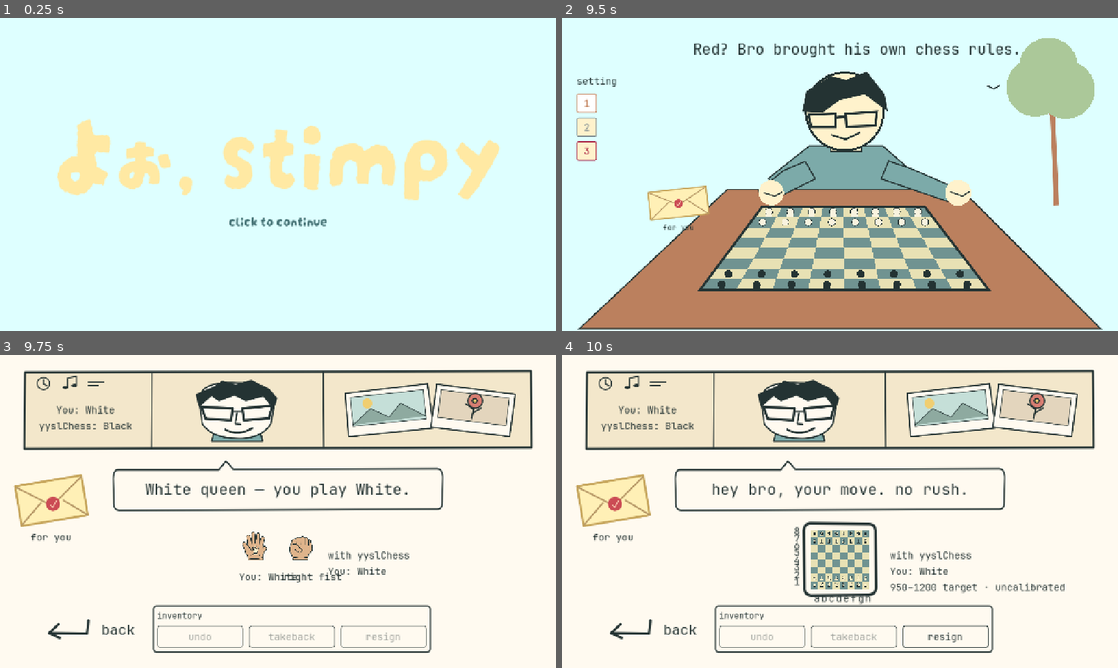
Above: before the commit, frames 1-4 (two rows, left to right).
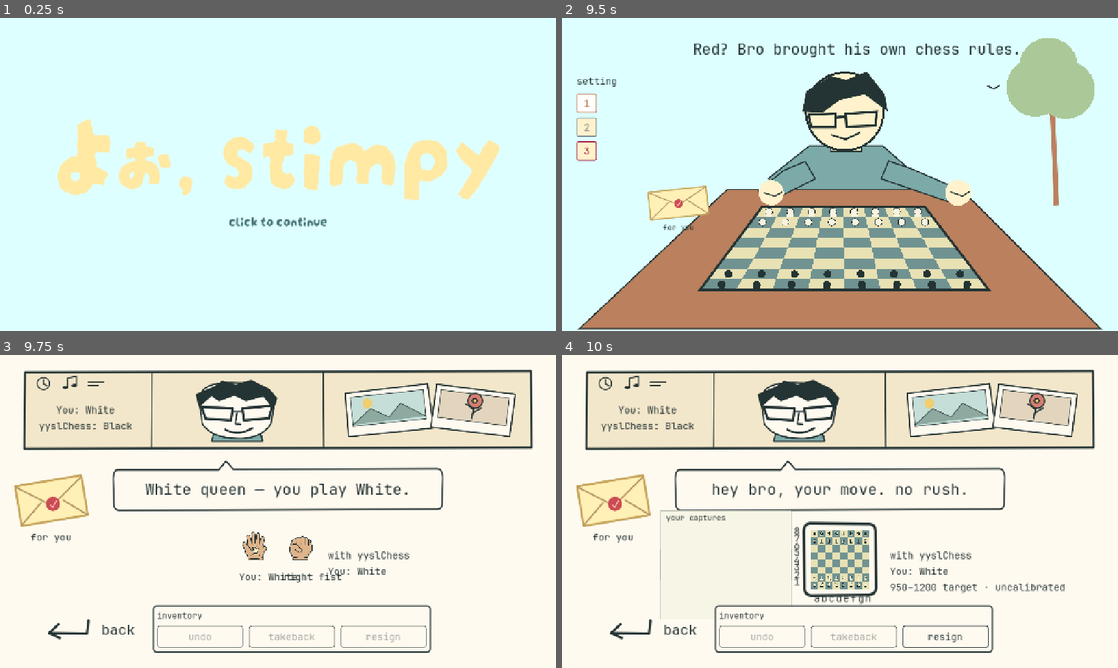
Above: after the commit, the same moments.

Repository: 2yysl/forstimpy
Game: Godot game, scene res://features/chess/integration/ChessIntegratedMain.tscn
The game is run twice, just before and just after one commit, with the same random seed, the same clock (stepped at 60 frames per second) and the same inputs. Sound files missing from this copy of the repository are replaced by a short silence.
Inputs (mouse positions are in pixels of both pictures, inside the frame that each line leads up to):
- Up to frame 1 (0.25 s): no input
- Up to frame 2 (9.5 s): click "click to continue" at 0.5 s; tap Enter (ui_accept) at 1.25, 1.52, 1.82 s; move the mouse to (962, 158) at 1.27 s; tap B at 1.35 s; click (962, 158) at 1.42 s; tap F at 1.55 s; click "1" at 2 s; click "1" at 2.75 s; click "3" at 3.5 s; click "2" at 4.25 s; click "'sure'" at 5 s; click "left fist" at 5.75 s; click "back" at 6.5 s; click "'yes but red'" at 7.25 s; click (967, 190) at 8 s; click "1" at 8.75 s
- Up to frame 3 (9.75 s): click "2" at 9.5 s
- Up to frame 4 (10 s): no input

Frames 1-3 are identical in both runs. In frame 4, 0.3% of the frame differs, in the area x 17-42%, y 49-85%.

Commit message:
feat: display captured pieces at each side of the table

Diff:
--- a/yassine-game/features/chess/ChessActivity.tscn
+++ b/yassine-game/features/chess/ChessActivity.tscn
@@ -1,7 +1,8 @@
-[gd_scene load_steps=3 format=3]
+[gd_scene load_steps=4 format=3]
 
 [ext_resource type="Script" path="res://features/chess/chess_activity.gd" id="1"]
 [ext_resource type="PackedScene" path="res://features/chess/FistChoice.tscn" id="2"]
+[ext_resource type="Script" path="res://features/chess/captured_pieces.gd" id="3"]
 
 [node name="ChessActivity" type="Control"]
 layout_mode = 0
@@ -88,7 +89,7 @@
 text = "back"
 flat = true
 alignment = 2
-tooltip_text = "Leave match and return to the character"
+tooltip_text = "Save this match for this session and return to the character"
 
 [node name="Arrow" type="TextureRect" parent="Back"]
 layout_mode = 0
@@ -104,6 +105,16 @@
 [node name="FistChoice" parent="." instance=ExtResource("2")]
 layout_mode = 0
 z_index = 2
+
+[node name="CharacterCaptures" type="Control" parent="."]
+layout_mode = 0
+mouse_filter = 2
+script = ExtResource("3")
+
+[node name="PlayerCaptures" type="Control" parent="."]
+layout_mode = 0
+mouse_filter = 2
+script = ExtResource("3")
 
 [node name="Promotion" type="PanelContainer" parent="."]
 layout_mode = 0
--- /dev/null
+++ b/yassine-game/features/chess/captured_pieces.gd
@@ -0,0 +1,34 @@
+extends Control
+## A fixed-size placeholder tray. Reuses piece theme textures; no per-piece nodes.
+var pieces: Array[int] = []
+var visual_theme: Resource
+var caption := ""
+
+func _ready() -> void:
+	mouse_filter = Control.MOUSE_FILTER_IGNORE
+	resized.connect(queue_redraw)
+
+func display(values: Array, artwork: Resource, title: String) -> void:
+	pieces.assign(values)
+	visual_theme = artwork
+	caption = title
+	queue_redraw()
+
+func _draw() -> void:
+	if visual_theme == null:
+		return
+	var bounds := Rect2(Vector2.ZERO, size)
+	draw_rect(bounds, visual_theme.light_square.lightened(0.65))
+	draw_rect(bounds, visual_theme.ink_color * Color(1, 1, 1, 0.25), false, 1.0)
+	draw_string(get_theme_default_font(), Vector2(8, 14), caption, HORIZONTAL_ALIGNMENT_LEFT, size.x - 16, 11, visual_theme.ink_color)
+	var columns := 15 if size.x >= 300 else maxi(1, int((size.x - 16) / 26))
+	var rows := maxi(1, ceili(pieces.size() / float(columns)))
+	var cell_width := (size.x - 16) / columns
+	var edge := maxf(1, minf(28, minf(cell_width, (size.y - 24) / rows)))
+	for i in pieces.size():
+		var texture: Texture2D = visual_theme.piece_texture(pieces[i])
+		if texture == null:
+			continue
+		var extent := texture.get_size() * minf(edge / texture.get_width(), edge / texture.get_height())
+		var center := Vector2(8 + (i % columns + 0.5) * cell_width, 22 + (int(i / columns) + 0.5) * edge)
+		draw_texture_rect(texture, Rect2(center - extent * 0.5, extent), false)
--- a/yassine-game/features/chess/chess_activity.gd
+++ b/yassine-game/features/chess/chess_activity.gd
@@ -22,6 +22,8 @@
 var ended := ""
 var session := 0
 var last_move: Dictionary = {}
+var captured_by_white: Array[int] = []
+var captured_by_black: Array[int] = []
 var board_rect := Rect2()
 var panel: VBoxContainer
 var status: Label
@@ -146,6 +148,7 @@
 	$Back/Arrow.texture = visual_theme.back_arrow
 	fist_choice.visual_theme = visual_theme
 	fist_choice.apply_artwork()
+	_refresh_captures()
 
 func _style_button(button: Button) -> void:
 	button.mouse_default_cursor_shape = Control.CURSOR_POINTING_HAND
@@ -173,19 +176,22 @@
 	var narrow := size.x < 760
 	status.add_theme_font_size_override("font_size", 18 if narrow else 22)
 	if narrow:
-		_place(header, Rect2(16, 16, size.x - 32, 148))
+		var compact := size.y < 700
+		_place(header, Rect2(16, 16, size.x - 32, 108 if compact else 148))
 		_place($TopStrip/TimeMusic, Rect2(10, 10, 48, 24))
-		_place(portrait, Rect2(56, 6, header.size.x * 0.46, 66))
-		_place($TopStrip/Memories, Rect2(header.size.x * 0.64, 8, header.size.x * 0.33, 64))
-		_place(panel, Rect2(12, 80, header.size.x - 24, 62))
-		_place(dialogue_bubble, Rect2(82, 176, size.x - 98, 76))
-		_place(envelope, Rect2(14, 186, 60, 48))
-		_place($EnvelopeCaption, Rect2(14, 235, 60, 20))
-		var extent := maxf(80, minf(size.x - 48, size.y - 444))
-		board_rect = Rect2(Vector2((size.x - extent) * 0.5, 280), Vector2.ONE * extent)
-		_place(details, Rect2(24, board_rect.end.y + 24, size.x - 48, 54))
+		_place(portrait, Rect2(56, 6, header.size.x * 0.46, 40 if compact else 66))
+		_place($TopStrip/Memories, Rect2(header.size.x * 0.64, 8, header.size.x * 0.33, 38 if compact else 64))
+		_place(panel, Rect2(12, 48 if compact else 80, header.size.x - 24, 54 if compact else 62))
+		_place(dialogue_bubble, Rect2(82, 136 if compact else 176, size.x - 98, 52 if compact else 76))
+		_place(envelope, Rect2(14, 144 if compact else 186, 60, 36 if compact else 48))
+		_place($EnvelopeCaption, Rect2(14, 180 if compact else 235, 60, 18 if compact else 20))
+		var extent := maxf(80, minf(size.x - 48, size.y - (456 if compact else 552)))
+		board_rect = Rect2(Vector2((size.x - extent) * 0.5, 250 if compact else 326), Vector2.ONE * extent)
+		_place($CharacterCaptures, Rect2(24, 200 if compact else 266, size.x - 48, 36 if compact else 44))
+		_place($PlayerCaptures, Rect2(24, board_rect.end.y + (22 if compact else 24), size.x - 48, 36 if compact else 44))
+		_place(details, Rect2(24, $PlayerCaptures.get_rect().end.y + 8, size.x - 48, 54))
 		details.add_theme_font_size_override("font_size", 12)
-		details.visible = size.y >= 820
+		details.visible = details.get_rect().end.y <= size.y - 148
 		_place(inventory, Rect2(16, size.y - 140, size.x - 32, 68))
 		_place(back, Rect2(24, size.y - 62, 124, 44))
 	else:
@@ -203,6 +209,9 @@
 		if not side_inventory:
 			extent = maxf(80, minf(extent, size.y - 366))
 		board_rect = Rect2(Vector2((size.x - extent) * 0.5, 252), Vector2.ONE * extent)
+		var tray_width := minf(188, board_rect.position.x - 56)
+		_place($CharacterCaptures, Rect2(board_rect.position.x - tray_width - 28, board_rect.position.y + 28, tray_width, 100))
+		_place($PlayerCaptures, Rect2(board_rect.position.x - tray_width - 28, board_rect.end.y - 112, tray_width, 100))
 		_place(details, Rect2(board_rect.end.x + 30, 278, maxf(120, size.x - board_rect.end.x - 62), 96))
 		details.show()
 		details.add_theme_font_size_override("font_size", 14)
@@ -239,6 +248,8 @@
 	selected = -1
 	promotion_moves.clear()
 	last_move = {}
+	captured_by_white.clear()
+	captured_by_black.clear()
 	ended = ""
 	thinking = false
 	history.clear()
@@ -311,6 +322,7 @@
 	portrait.texture = visual_theme.portrait_thinking if thinking else visual_theme.portrait_idle
 	$TopStrip/Controls/Assignment.text = "White or Black?" if human_color == 0 else ("You: White\n" + bot.behavior.display_name + ": Black" if human_color == 1 else "You: Black\n" + bot.behavior.display_name + ": White")
 	board_frame.visible = not choosing_colour
+	_refresh_captures()
 	undo.disabled = history.entries.is_empty() or not promotion_moves.is_empty() or rps_active
 	undo.set_pressed_no_signal(review_index >= 0)
 	takeback.disabled = not ended.is_empty() or not promotion_moves.is_empty() or rps_active or history.challenge_index() < 0
@@ -339,15 +351,13 @@
 	_refresh()
 	var token := session
 	pending_bot_rng = bot.rng.state
-	var before: Dictionary = history.capture(game, bot.rng.state, last_move)
+	var before := _capture_snapshot()
 	var move: Dictionary = await bot.choose_move(game)
 	if token != session or not is_inside_tree():
 		return
 	thinking = false
-	if not move.is_empty() and game.play(move):
-		if history.record(before, move, human_color) and review_index >= 0:
-			review_index -= 1
-		last_move = move
+	if not move.is_empty():
+		_commit_move(move, before)
 	_refresh()
 
 func _toggle_review() -> void:
@@ -411,6 +421,8 @@
 		game = restored.position
 		bot.rng.state = restored.rng_state
 		last_move = restored.last_move
+		captured_by_white.assign(restored.captured_white)
+		captured_by_black.assign(restored.captured_black)
 		review_index = -1
 		promotion_moves.clear()
 		ended = ""
@@ -464,15 +476,47 @@
 func _make_move(move: Dictionary) -> void:
 	if suspended:
 		return
-	var before: Dictionary = history.capture(game, bot.rng.state, last_move)
-	if not game.play(move):
-		return
-	history.record(before, move, human_color)
-	last_move = move
+	var before := _capture_snapshot()
+	if not _commit_move(move, before):
+		return
 	selected = -1
 	_refresh()
 	if ended.is_empty():
 		_bot_turn()
+
+func _capture_snapshot() -> Dictionary:
+	return history.capture(game, bot.rng.state, last_move, captured_by_white, captured_by_black)
+
+func _commit_move(move: Dictionary, before: Dictionary) -> bool:
+	if suspended:
+		return false
+	# Capture identity must be read before play removes it, including en passant.
+	var mover: int = game.turn
+	var taken: int = game.board[move.to]
+	if absi(game.board[move.from]) == Rules.PAWN and move.to == game.ep and taken == 0:
+		taken = game.board[move.to + mover * 8]
+	if not game.play(move):
+		return false
+	if taken != 0:
+		if mover == 1:
+			captured_by_white.append(taken)
+		else:
+			captured_by_black.append(taken)
+	if history.record(before, move, human_color) and review_index >= 0:
+		review_index -= 1
+	last_move = move
+	return true
+
+func _refresh_captures() -> void:
+	$PlayerCaptures.visible = not choosing_colour
+	$CharacterCaptures.visible = not choosing_colour
+	var white: Array = captured_by_white
+	var black: Array = captured_by_black
+	if review_index >= 0:
+		white = history.entries[review_index].before.captured_white
+		black = history.entries[review_index].before.captured_black
+	$PlayerCaptures.display(white if human_color == 1 else black, visual_theme, "your captures")
+	$CharacterCaptures.display(black if human_color == 1 else white, visual_theme, bot.behavior.display_name + " captures")
 
 func _unhandled_key_input(event: InputEvent) -> void:
 	if event.is_action_pressed("ui_cancel"):
--- a/yassine-game/features/chess/chess_history.gd
+++ b/yassine-game/features/chess/chess_history.gd
@@ -10,10 +10,11 @@
 	latest_human_id = 0
 	challenged_human_id = 0
 
-func capture(game, rng_state: int, last_move: Dictionary) -> Dictionary:
+func capture(game, rng_state: int, last_move: Dictionary, captured_white: Array = [], captured_black: Array = []) -> Dictionary:
 	var position = game.copy_position()
 	position.repetitions = game.repetitions.duplicate()
-	return {"position": position, "rng_state": rng_state, "last_move": last_move.duplicate()}
+	return {"position": position, "rng_state": rng_state, "last_move": last_move.duplicate(),
+		"captured_white": captured_white.duplicate(), "captured_black": captured_black.duplicate()}
 
 func record(before: Dictionary, move: Dictionary, human_color: int) -> bool:
 	var human_id := 0
@@ -46,6 +47,6 @@
 	if index < 0 or index >= entries.size() or entries[index].human_id <= 0 or entries[index].human_id != latest_human_id:
 		return {}
 	var before: Dictionary = entries[index].before
-	var restored := capture(before.position, before.rng_state, before.last_move)
+	var restored := capture(before.position, before.rng_state, before.last_move, before.captured_white, before.captured_black)
 	entries.resize(index)
 	return restored
--- /dev/null
+++ b/yassine-game/features/chess/tests/CaptureVisualChecks.tscn
@@ -0,0 +1,6 @@
+[gd_scene load_steps=2 format=3]
+
+[ext_resource type="Script" path="res://features/chess/tests/capture_visual_checks.gd" id="1"]
+
+[node name="CaptureVisualChecks" type="Node"]
+script = ExtResource("1")
--- /dev/null
+++ b/yassine-game/features/chess/tests/capture_visual_checks.gd
@@ -0,0 +1,29 @@
+extends Node
+## Developer-only visual fixture. B swaps player colour; F fills both trays.
+const Rules = preload("res://features/chess/chess_rules.gd")
+var activity
+
+func _ready() -> void:
+	activity = load("res://features/chess/ChessActivity.tscn").instantiate()
+	add_child(activity)
+	activity.restart(1)
+	for uci in ["e2e4", "d7d5", "e4d5", "d8d5"]:
+		for move in activity.game.legal_moves():
+			if Rules.uci(move) == uci:
+				var committed: bool = activity._commit_move(move, activity._capture_snapshot())
+				assert(committed)
+				break
+	activity._refresh()
+
+func _unhandled_key_input(event: InputEvent) -> void:
+	if not event is InputEventKey or not event.pressed or event.echo:
+		return
+	if event.keycode == KEY_B:
+		activity.human_color = -activity.human_color
+	elif event.keycode == KEY_F:
+		activity.captured_by_white.assign([-1, -1, -1, -1, -1, -1, -1, -1, -2, -2, -3, -3, -4, -4, -5])
+		activity.captured_by_black.assign([1, 1, 1, 1, 1, 1, 1, 1, 2, 2, 3, 3, 4, 4, 5])
+	else:
+		return
+	activity._refresh()
+	get_viewport().set_input_as_handled()
--- /dev/null
+++ b/yassine-game/features/chess/tests/test_captured_pieces.gd
@@ -0,0 +1,133 @@
+extends SceneTree
+const Rules = preload("res://features/chess/chess_rules.gd")
+var checks := 0
+var failures := 0
+
+func _initialize() -> void:
+	run.call_deferred()
+
+func check(value: bool, message: String) -> void:
+	checks += 1
+	print("PASS: " if value else "FAIL: ", message)
+	if not value:
+		failures += 1
+		push_error(message)
+
+func move(a, uci: String) -> bool:
+	for legal in a.game.legal_moves():
+		if Rules.uci(legal) == uci:
+			var success: bool = a._commit_move(legal, a._capture_snapshot())
+			a._refresh()
+			check(success, "Committed fixture move: " + uci)
+			return success
+	check(false, "Legal fixture move missing: " + uci)
+	return false
+
+func fixture(a, fen: String, colour := 1) -> void:
+	a.restart(1)
+	a.human_color = colour
+	a.game.load_fen(fen)
+	a._refresh()
+
+func run() -> void:
+	var a = load("res://features/chess/ChessActivity.tscn").instantiate()
+	root.add_child(a)
+	check(not a.get_node("PlayerCaptures").visible and not a.get_node("CharacterCaptures").visible, "Captured-piece trays stay hidden during fist selection")
+	a.restart(1)
+	check(a.captured_by_white.is_empty() and a.captured_by_black.is_empty(), "A fresh match starts with empty collections")
+	var invalid := {"from": Rules.square("e2"), "to": Rules.square("d7"), "promotion": 0}
+	check(not a._commit_move(invalid, a._capture_snapshot()) and a.captured_by_white.is_empty(), "An illegal capture cannot add a piece")
+	fixture(a, "4k3/8/8/3n4/1N6/8/8/4K3 w - - 0 1")
+	move(a, "b4d5")
+	check(a.captured_by_white == [-Rules.KNIGHT] and a.captured_by_black.is_empty(), "White taking a Black knight puts that Black knight in White's collection")
+	check(a.get_node("PlayerCaptures").pieces == [-Rules.KNIGHT] and a.get_node("CharacterCaptures").pieces.is_empty(), "White player sees the captured knight on their own side")
+	a.human_color = -1
+	a._refresh()
+	check(a.get_node("CharacterCaptures").pieces == [-Rules.KNIGHT] and a.get_node("PlayerCaptures").pieces.is_empty(), "A Black player sees White's captures on the character's side")
+	fixture(a, "4k3/8/8/3pP3/8/8/8/4K3 w - d6 0 12")
+	move(a, "e5d6")
+	check(a.captured_by_white == [-Rules.PAWN] and a.game.board[Rules.square("d5")] == 0, "White en passant collects the pawn from its actual square")
+	fixture(a, "4k3/8/8/8/3Pp3/8/8/4K3 b - d3 0 12", -1)
+	move(a, "e4d3")
+	check(a.captured_by_black == [Rules.PAWN] and a.get_node("PlayerCaptures").pieces == [Rules.PAWN], "Black en passant collects the White pawn on Black's side")
+	fixture(a, "1r2k3/P7/8/8/8/8/8/4K3 w - - 0 1")
+	move(a, "a7b8q")
+	check(a.captured_by_white == [-Rules.ROOK] and a.game.board[Rules.square("b8")] == Rules.QUEEN, "Capture-promotion collects the rook without treating the promoted pawn as captured")
+	fixture(a, "1r2k3/P7/8/8/8/8/8/4K3 w - - 0 1")
+	move(a, "a7a8q")
+	check(a.captured_by_white.is_empty() and a.captured_by_black.is_empty(), "A quiet promotion does not add a captured piece")
+	move(a, "b8a8")
+	check(a.captured_by_black == [Rules.QUEEN], "Capturing a promoted piece displays its current Queen identity")
+	fixture(a, "r3k2r/ppp2ppp/8/8/8/8/PPP2PPP/R3K2R w KQkq - 9 12")
+	move(a, "e1g1")
+	check(a.captured_by_white.is_empty() and a.captured_by_black.is_empty(), "Castling adds no captured pieces")
+	a.restart(1)
+	move(a, "e2e4")
+	move(a, "d7d5")
+	move(a, "e4d5")
+	move(a, "d8d5")
+	check(a.captured_by_white == [-Rules.PAWN] and a.captured_by_black == [Rules.PAWN], "Both sides maintain independent, ordered capture lists")
+	a.undo.pressed.emit()
+	check(a.get_node("PlayerCaptures").pieces == [-Rules.PAWN] and a.get_node("CharacterCaptures").pieces.is_empty(), "Undo preview displays the collections before the latest capture")
+	check(a.captured_by_black == [Rules.PAWN], "Preview leaves the live capture lists unchanged")
+	a.leave_match()
+	a.resume_match()
+	check(a.review_index >= 0 and a.get_node("CharacterCaptures").pieces.is_empty() and a.captured_by_black == [Rules.PAWN], "Saved previews retain their historical trays and live collections")
+	a.undo.pressed.emit()
+	check(a.get_node("CharacterCaptures").pieces == [Rules.PAWN], "Returning to live play restores the live captured-piece display")
+	var saved: Dictionary = a._capture_snapshot()
+	a.leave_match()
+	a.resume_match()
+	check(a.captured_by_white == saved.captured_white and a.captured_by_black == saved.captured_black, "Back and resume preserve both capture collections")
+	a.takeback.pressed.emit()
+	a.rps_choice = 0
+	a._play_rps(2)
+	a._close_rps()
+	check(a.captured_by_white == [-Rules.PAWN] and a.captured_by_black == [Rules.PAWN], "A lost takeback leaves captured pieces unchanged")
+	# Fresh fixture for a won challenge on the same pair of captures.
+	a.restart(1)
+	for uci in ["e2e4", "d7d5", "e4d5", "d8d5"]:
+		move(a, uci)
+	a.takeback.pressed.emit()
+	a.rps_choice = 2
+	a._play_rps(0)
+	a._close_rps()
+	check(a.captured_by_white.is_empty() and a.captured_by_black.is_empty() and a.game.board[Rules.square("e4")] == Rules.PAWN and a.game.board[Rules.square("d5")] == -Rules.PAWN, "A won takeback removes both collected pawns and returns them to their original squares")
+	check(a.get_node("PlayerCaptures").pieces.is_empty() and a.get_node("CharacterCaptures").pieces.is_empty(), "Takeback refreshes both visible trays")
+	move(a, "e4d5")
+	move(a, "d8d5")
+	move(a, "b1c3")
+	move(a, "d5e5")
+	check(a.history.entries.size() == 3 and a.captured_by_white == [-Rules.PAWN] and a.captured_by_black == [Rules.PAWN], "Capture lists outlive the bounded three-move preview history")
+	var before: Dictionary = a._capture_snapshot()
+	a.game.legal_moves()
+	a.game.copy_position()
+	check(a.captured_by_white == before.captured_white and a.captured_by_black == before.captured_black, "Legality checks and search copies never add captured pieces")
+	fixture(a, "4k3/8/8/8/8/8/3Q4/3rK3 b - - 0 1")
+	a._bot_turn()
+	var deadline := Time.get_ticks_msec() + 10000
+	while a.thinking and Time.get_ticks_msec() < deadline:
+		await process_frame
+	check(not a.thinking and a.captured_by_black == [Rules.QUEEN], "The real bot commit path records its captured Queen")
+	# Full collections stay inside both placeholder trays without icon nodes.
+	a.captured_by_white.assign([-1, -1, -1, -1, -1, -1, -1, -1, -2, -2, -3, -3, -4, -4, -5])
+	a.captured_by_black.assign([1, 1, 1, 1, 1, 1, 1, 1, 2, 2, 3, 3, 4, 4, 5])
+	a._refresh()
+	await process_frame
+	var nodes := get_node_count()
+	check(a.get_node("PlayerCaptures").get_child_count() == 0 and a.get_node("CharacterCaptures").get_child_count() == 0, "All captured-piece icons are drawn without creating nodes")
+	for i in range(100):
+		a._refresh_captures()
+	check(get_node_count() == nodes, "Repeated tray refreshes do not accumulate nodes")
+	for tray in [a.get_node("PlayerCaptures"), a.get_node("CharacterCaptures")]:
+		print("TRAY_LAYOUT viewport=", a.size, " tray=", tray.name, " rect=", tray.get_rect(), " board=", a.board_rect, " inventory=", a.inventory.get_rect())
+		check(Rect2(Vector2.ZERO, a.size).encloses(tray.get_rect()) and not tray.get_rect().intersects(a.board_rect) and not tray.get_rect().intersects(a.inventory.get_rect()), "Capture tray fits without covering the board or inventory")
+	a.restart(1)
+	check(a.captured_by_white.is_empty() and a.captured_by_black.is_empty(), "A genuinely fresh match clears both collections")
+	a.queue_free()
+	await process_frame
+	Input.set_custom_mouse_cursor(null, Input.CURSOR_ARROW)
+	Input.set_custom_mouse_cursor(null, Input.CURSOR_POINTING_HAND)
+	await process_frame
+	print("CAPTURED PIECES: ", checks - failures, "/", checks, " checks passed")
+	quit(1 if failures else 0)
--- a/yassine-game/features/chess/tests/test_inventory.gd
+++ b/yassine-game/features/chess/tests/test_inventory.gd
@@ -29,10 +29,7 @@
 func manual_move(a, text: String) -> void:
 	for move in a.game.legal_moves():
 		if Rules.uci(move) == text:
-			var before: Dictionary = a.history.capture(a.game, a.bot.rng.state, a.last_move)
-			check(a.game.play(move), "Fixture move legal: " + text)
-			a.history.record(before, move, a.human_color)
-			a.last_move = move
+			check(a._commit_move(move, a._capture_snapshot()), "Fixture move legal: " + text)
 			a._refresh()
 			return
 	check(false, "Fixture move missing: " + text)
--- a/yassine-game/features/chess/tests/test_resume.gd
+++ b/yassine-game/features/chess/tests/test_resume.gd
@@ -26,7 +26,8 @@
 	return [a.game.board.duplicate(), a.game.turn, a.game.castling, a.game.ep, a.game.halfmove, a.game.fullmove,
 		a.game.repetitions.duplicate(), a.bot.rng.state, a.last_move.duplicate(), a.human_color, a.selected,
 		a.history.entries.duplicate(true), a.history.latest_human_id, a.history.challenged_human_id,
-		a.review_index, a.promotion_moves.duplicate(true), a.rps_active, a.rps_resolved, a.rps_target, a.rps_choice, a.ended]
+		a.review_index, a.promotion_moves.duplicate(true), a.rps_active, a.rps_resolved, a.rps_target, a.rps_choice, a.ended,
+		a.captured_by_white.duplicate(), a.captured_by_black.duplicate()]
 
 func run() -> void:
 	var main = load(ProjectSettings.get_setting("application/run/main_scene")).instantiate()
Not shown, added: yassine-game/features/chess/captured_pieces.gd.uid
Not shown, added: yassine-game/features/chess/tests/capture_visual_checks.gd.uid
Not shown, added: yassine-game/features/chess/tests/test_captured_pieces.gd.uid
Not shown, added: yassine-game/features/chess/tests/test_resume.gd.uid
Not shown, changed: yassine-game/features/chess/integration/TEST_REPORT.md
